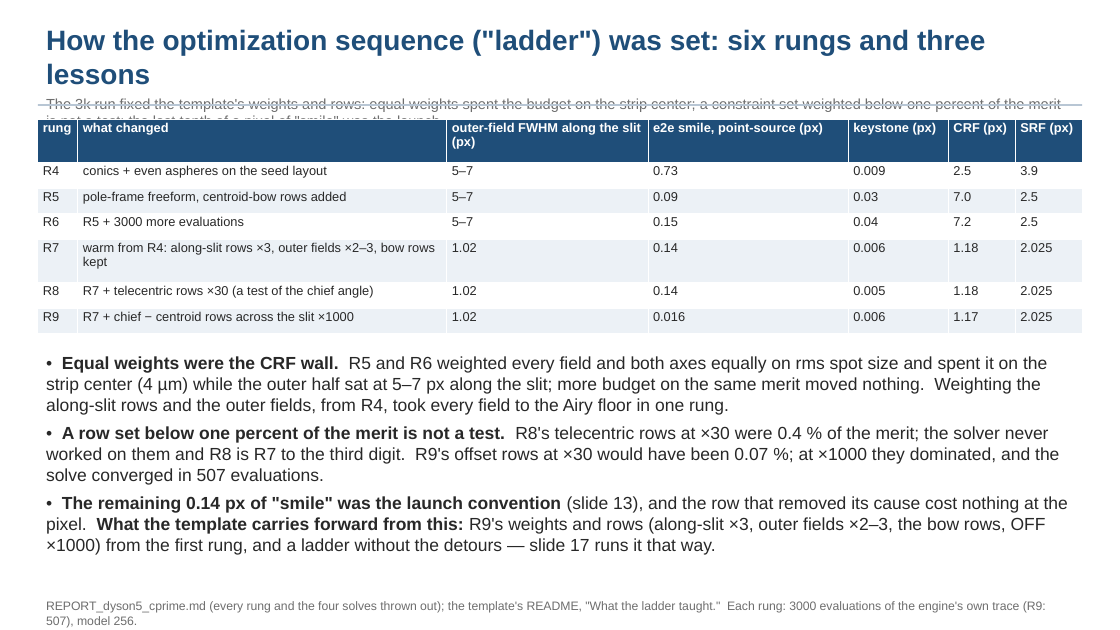
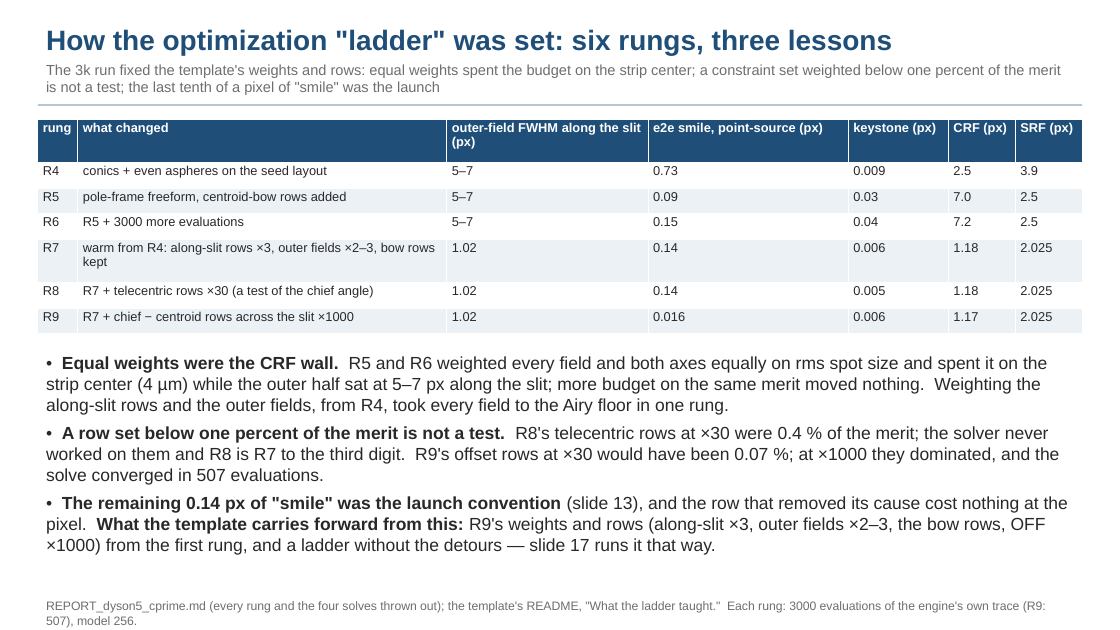
Before and after one commit to nasa-jpl/macos, a slide deck: slide 12 of demo_session/deck_dyson_3k.pptx. Drawn at 1120x630 pixels with LibreOffice and Linux fonts; fonts in the diff are those of the drawing. Boxes give left, top, right and bottom in pixels: in the first picture for what was removed or moved away, otherwise in the second. Text is boxed around its words. In the diff, an @@ line names an element or a change of style, - is before the commit and + after.

```diff
--- a/demo_session/deck_dyson_3k.pptx
+++ b/demo_session/deck_dyson_3k.pptx
@@ text at [46, 29, 892, 55]: text changed @@
-How the optimization sequence ("ladder") was set: six rungs and three lessons
+How the optimization "ladder" was set: six rungs, three lessons
```
Also in this commit, not shown: 1 other slide changed, 1 other file.
